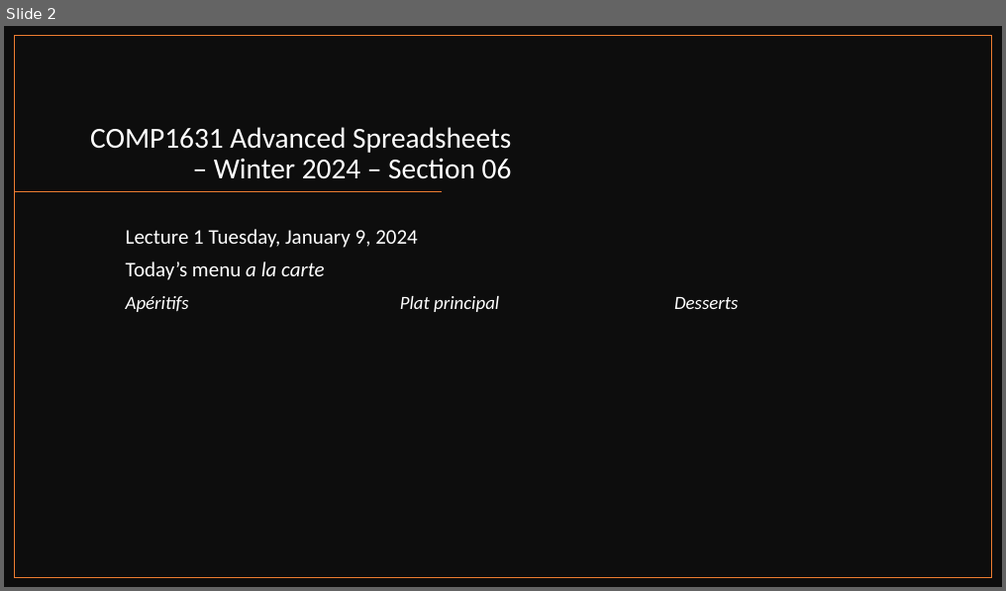
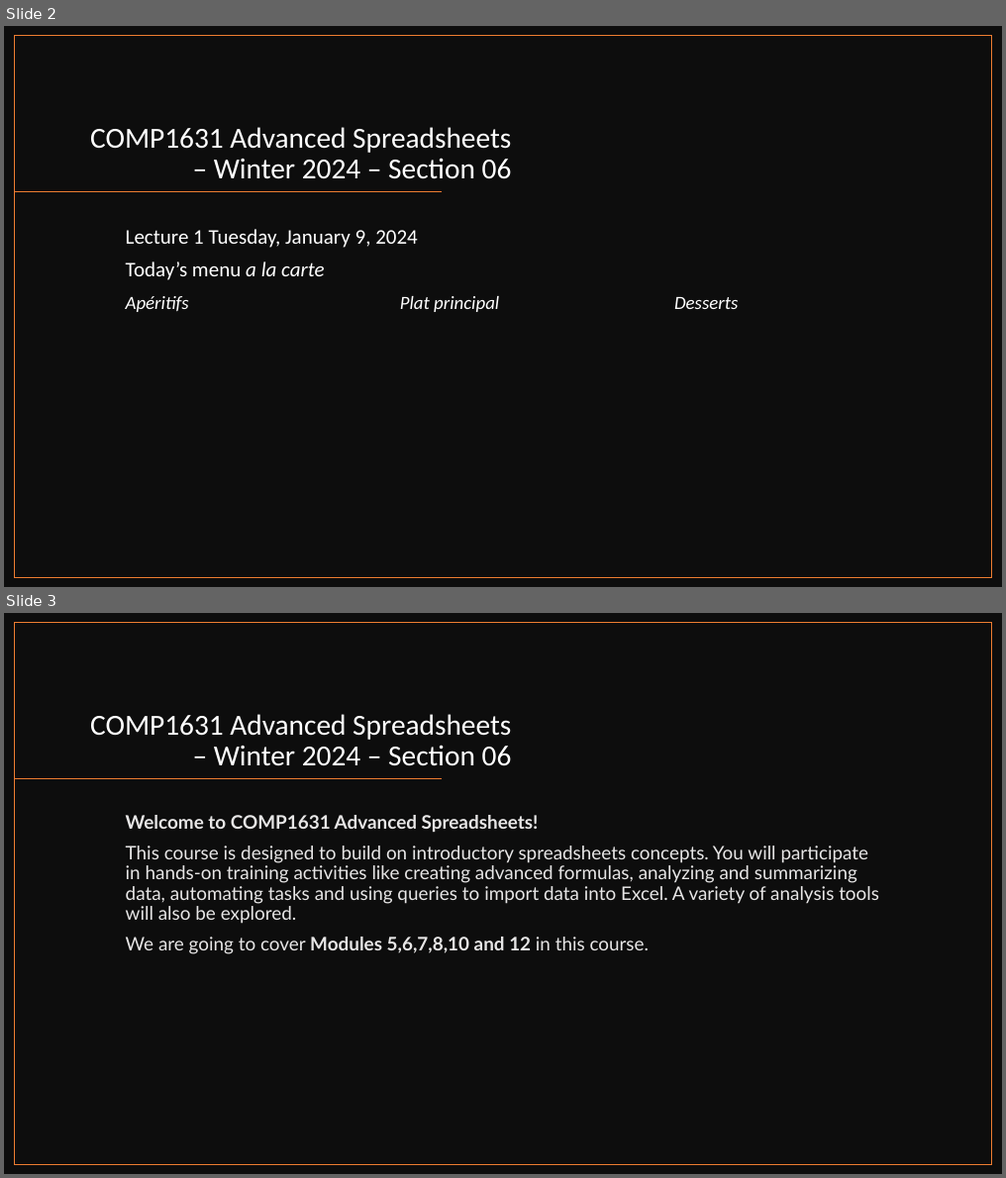
Before and after one commit to muktoakash/Teaching, a slide deck: COMP1631/Lecture_1.pptx. Shown one above the other, each under a label of ours: slide 2 before the commit, slides 2 and 3 after it. The pictures are 1006x591 and 1006x1178 pixels, drawn with LibreOffice and Linux fonts; fonts in the diff are those of the drawing. Boxes give left, top, right and bottom in pixels: in the first picture for what was removed or moved away, otherwise in the second. Text is boxed around its words. In the diff, an @@ line names an element or a change of style, - is before the commit and + after.

```diff
--- a/COMP1631/Lecture_1.pptx
+++ b/COMP1631/Lecture_1.pptx
@@ slide 3 added at <box>4,613,1002,1174</box>, background #FFFFFF @@
@@ rectangle added at <box>4,613,1002,1174</box>, fill #0D0D0D @@
@@ rectangle added at <box>15,623,992,1165</box>, outline #ED7D31 1 pt @@
@@ title added at <box>90,714,512,766</box>, 28 pt, text #FFFFFF @@
+COMP1631 Advanced Spreadsheets – Winter 2024 – Section 06
@@ line added from (442, 779) to (15, 779), #ED7D31 1 pt @@
@@ text added at <box>126,815,879,955</box>, 18 pt, text #E7E6E6 @@
+Welcome to COMP1631 Advanced Spreadsheets!
+This course is designed to build on introductory spreadsheets concepts. You will participate in hands-on training activities like creating advanced formulas, analyzing and summarizing data, automating tasks and using queries to import data into Excel. A variety of analysis tools will also be explored.
+We are going to cover Modules 5,6,7,8,10 and 12 in this course.
```
Also in this commit, not shown: 18 other slides added, 2 other files.
